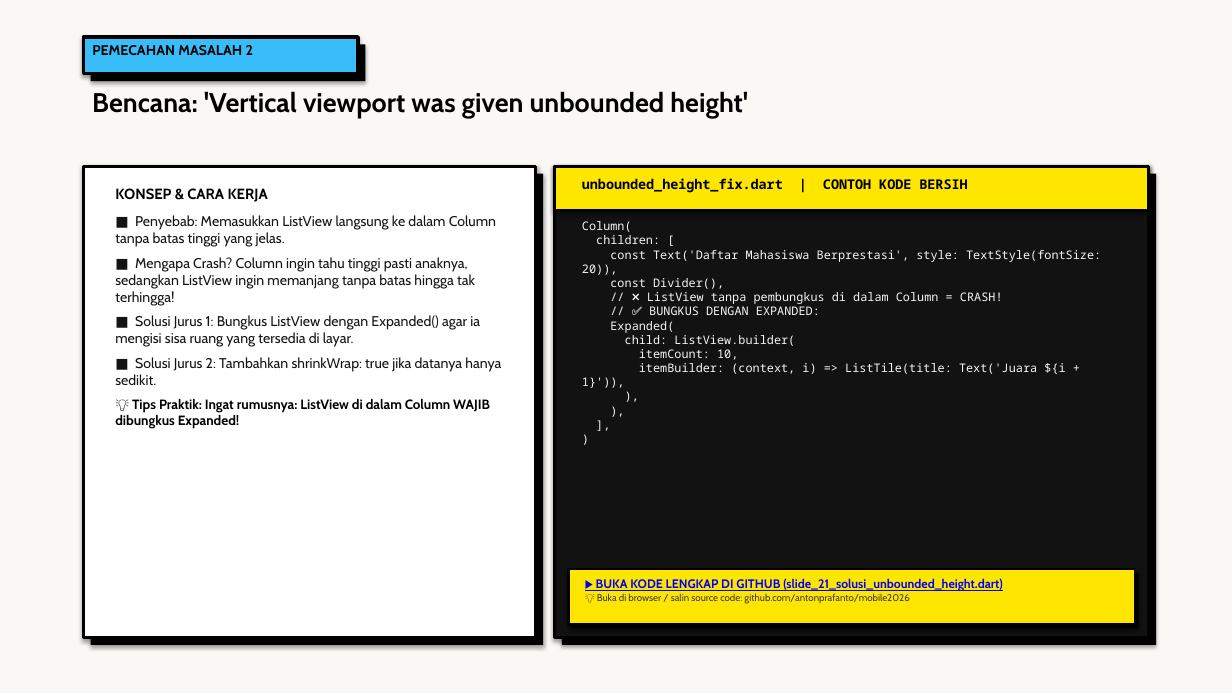
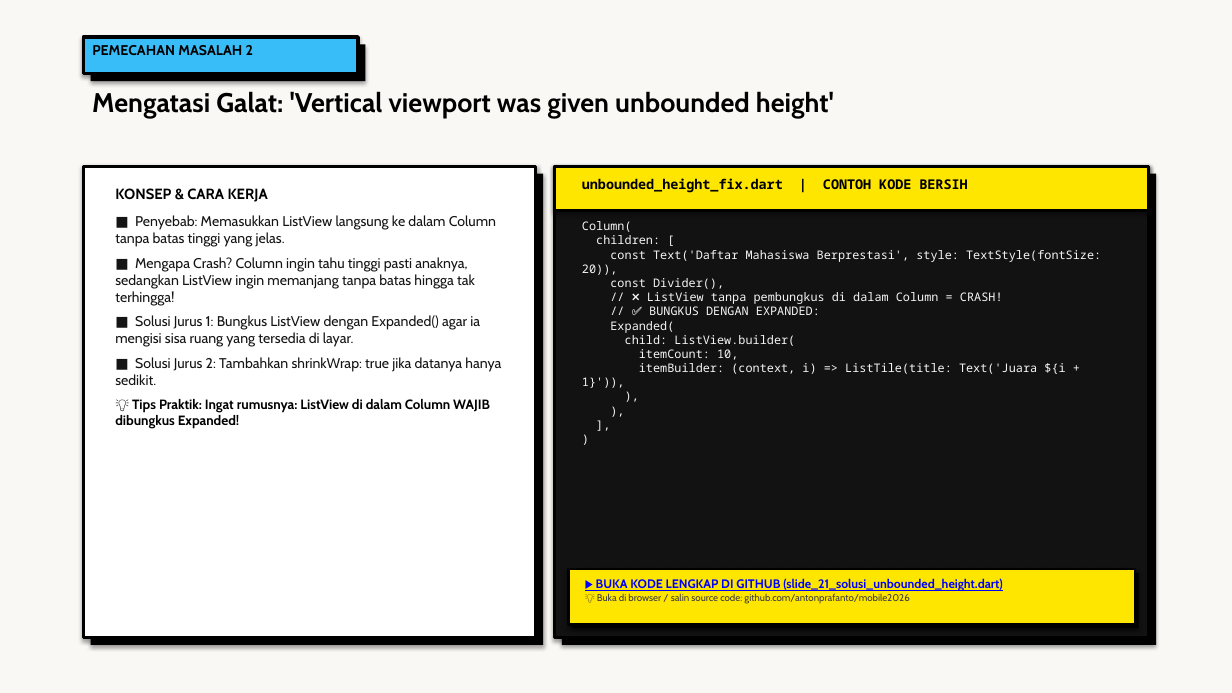
Before and after one commit to antonprafanto/mobile2026, a slide deck: slide 21 of 03_slide_presentasi/PERTEMUAN_03_Widget_Tree_dan_Layouting.pptx. Drawn at 1232x693 pixels with LibreOffice and Linux fonts; fonts in the diff are those of the drawing. Boxes give left, top, right and bottom in pixels: in the first picture for what was removed or moved away, otherwise in the second. Text is boxed around its words. In the diff, an @@ line names an element or a change of style, - is before the commit and + after.

```diff
--- a/03_slide_presentasi/PERTEMUAN_03_Widget_Tree_dan_Layouting.pptx
+++ b/03_slide_presentasi/PERTEMUAN_03_Widget_Tree_dan_Layouting.pptx
@@ text at box(92, 91, 834, 119): text changed @@
-Bencana: 'Vertical viewport was given unbounded height'
+Mengatasi Galat: 'Vertical viewport was given unbounded height'
```
Also in this commit, not shown: 5 other slides changed, 22 other files.
